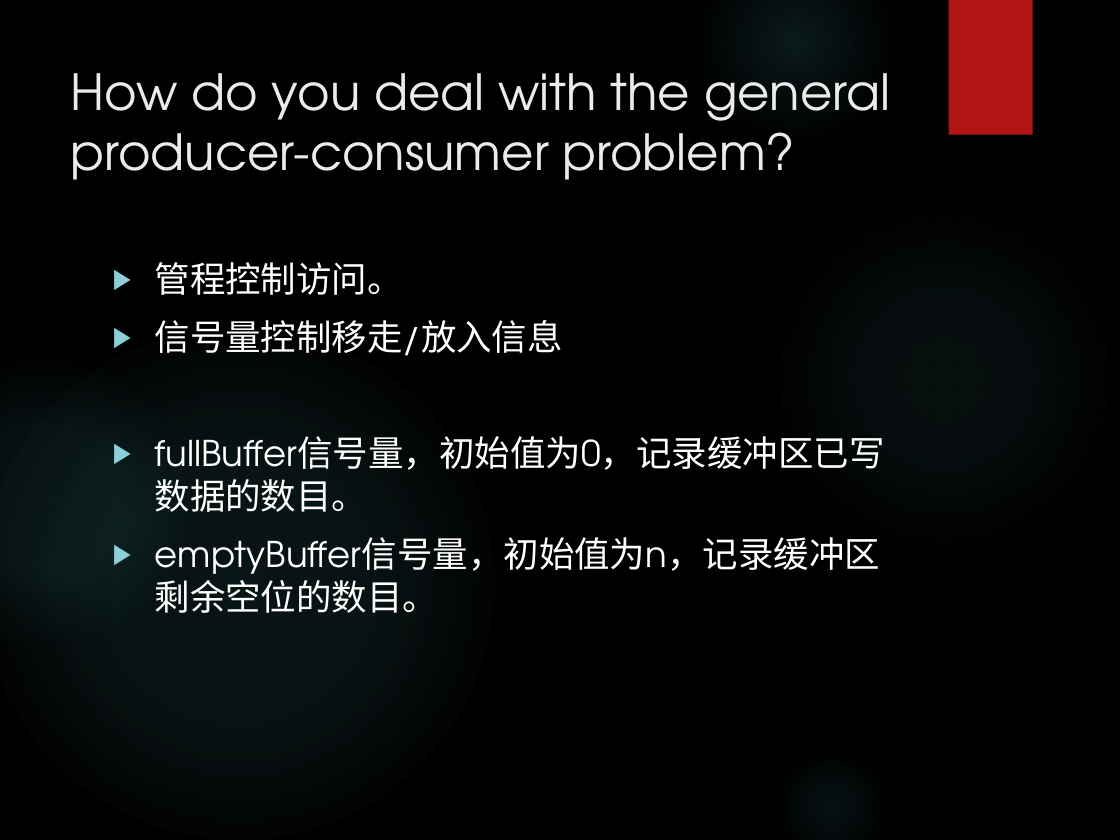
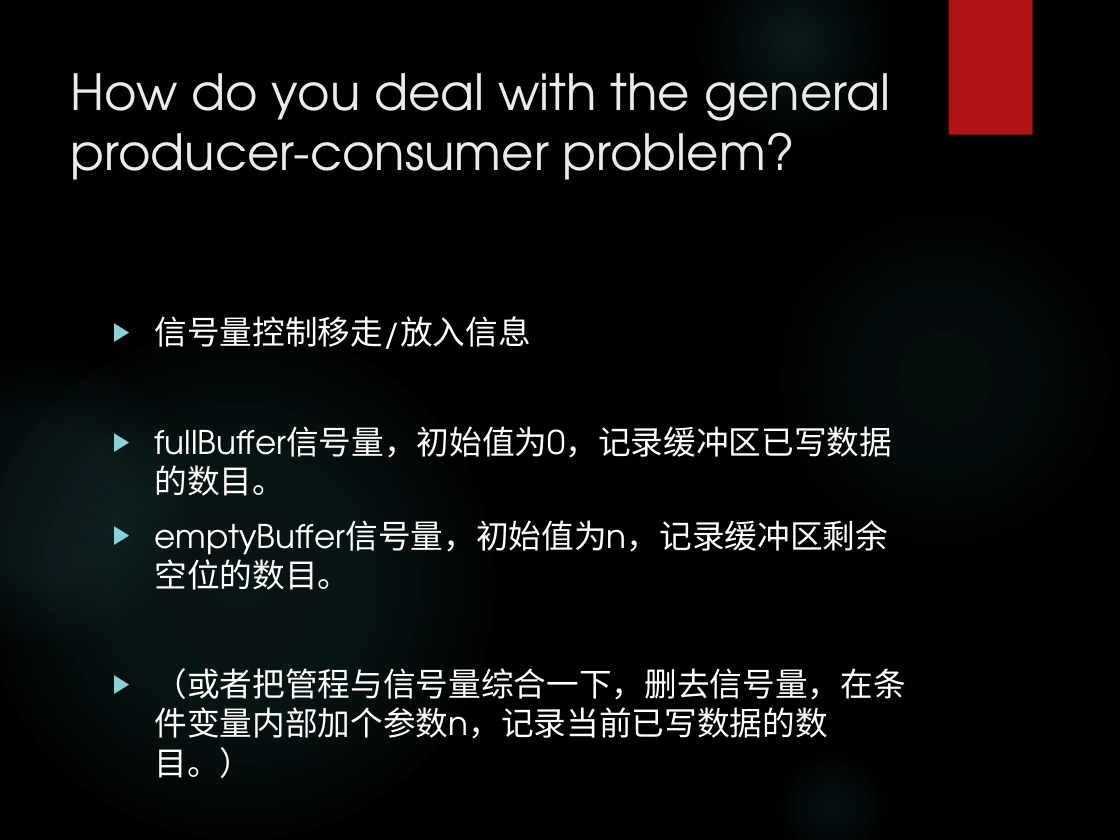
Before and after one commit to dalek-who/MyLearning, a slide deck: slide 6 of Operating system/project4-IPC-and-process-management/P4DesignReview.pptx. Drawn at 1120x840 pixels with LibreOffice and Linux fonts; fonts in the diff are those of the drawing; background and template pictures are left out. Boxes give left, top, right and bottom in pixels: in the first picture for what was removed or moved away, otherwise in the second. Text is boxed around its words. In the diff, an @@ line names an element or a change of style, - is before the commit and + after.

```diff
--- a/Operating system/project4-IPC-and-process-management/P4DesignReview.pptx
+++ b/Operating system/project4-IPC-and-process-management/P4DesignReview.pptx
@@ text at <box>155,262,403,295</box>: paragraph removed @@
-▶ 管程控制访问。
@@ text at <box>155,316,893,590</box>: size 22.8 to 21 pt in "信号量控制移走/放入信息", "fullBuffer信号量，初始值为0，记录缓冲区已写数据的数目。", "emptyBuffer信号量，初始值为n，记录缓冲区剩余空位的数目。" @@
@@ text at <box>155,668,906,778</box>: paragraph added @@
+▶ （或者把管程与信号量综合一下，删去信号量，在条件变量内部加个参数n，记录当前已写数据的数目。）
```
Also in this commit, not shown: 4 other slides changed, 1 other file.
